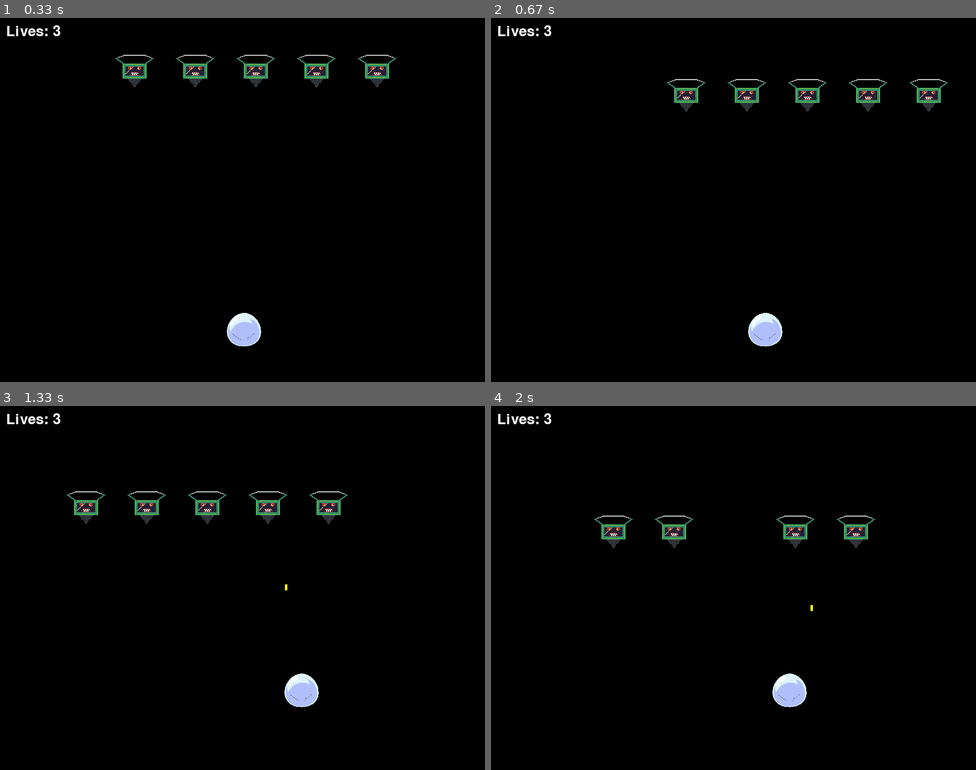
Above: before the commit, frames 1-4 (two rows, left to right).
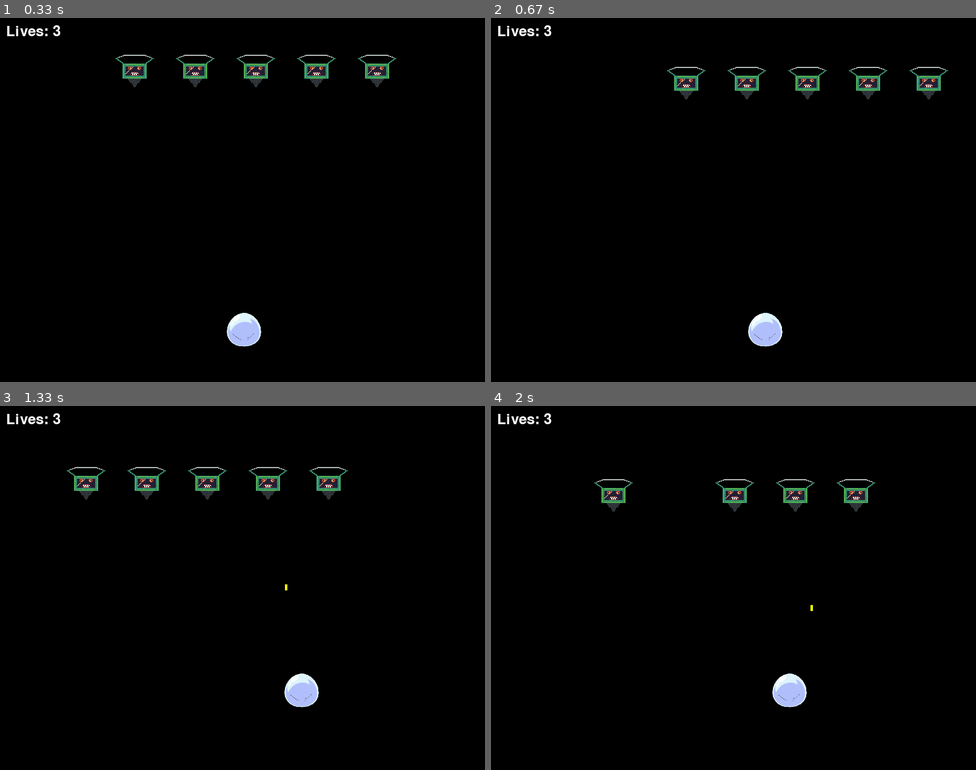
Above: after the commit, the same moments.

Repository: EvoGitH/Pygame-Space-Invader
Game: pygame game, started from Space-Invader-Game.py
The game is run twice, just before and just after one commit, with the same random seed, the same clock (stepped at 60 frames per second) and the same inputs.
Inputs:
- Up to frame 1 (0.33 s): no input
- Up to frame 2 (0.67 s): hold Right from 0.33 s (still down)
- Up to frame 3 (1.33 s): release Right at 0.8 s; hold Up 0.83-1.13 s; tap Space at 0.9, 1.23 s; hold Right from 1.17 s (still down)
- Up to frame 4 (2 s): tap Space at 1.53, 1.73 s; release Right at 1.63 s; hold Left from 1.67 s (still down)

Frame 1 is identical in both runs. In frame 2, 2.2% of the frame differs, in the area x 36-95%, y 13-26%; in frame 3, 2.8%, in the area x 13-72%, y 16-33%; in frame 4, 2.3%.

Commit message:
Update Space-Invader-Game.py
Added a pause menu, Levels finally!, updated the movement code and also updated collision effects between player and enemy aliens

Diff:
--- a/Space-Invader-Game.py
+++ b/Space-Invader-Game.py
@@ -16,13 +16,11 @@
 
 # Image assets
 playerimg = pygame.image.load('Game Assets\Slime.png')
-
 # Scaling image size as it's over 64x64
 img_width = 64
 img_height = 64
 img_size = (img_width, img_height)
 img_scaled = pygame.transform.scale(playerimg, img_size)
-
 alienimg = pygame.image.load('Game Assets\Alien.png')
 
 # Setting a set pixel size for assets
@@ -30,7 +28,6 @@
 iconY = 64
 
 ############################################################
-
 # Player Configs
 
 # Positioning of the player
@@ -41,6 +38,7 @@
 # player lives
 player_lives = 3
 font = pygame.font.Font(None, 36)
+
 ############################################################
 # Alien Configs
 
@@ -59,22 +57,61 @@
 bullet_active = False
 bullet_speed = 400
 
+############################################################
+# Enemy Wave code
+
+game_state = "playing"
+level = 1
+alien_direction = 1
+
+############################################################
+
 # Function is created using .blit() to draw player images on top of window.
 def player(x, y):
     screen.blit(img_scaled, (x, y))
 
+############################################################
+#######----------------Main Loop Code----------------#######
+############################################################
+
 # Game Loop to make sure the window is running/working with all game assets
 running = True
 while running:
 
-    # Creating Collision detection between Alien & Player
-    player_rect = pygame.Rect(playerX, playerY, iconX, iconY)
+############################################################
+    # Levels/Waves code
+
+    if game_state == "playing":
+        if len(aliens) == 0:
+            game_state = "Wave_Cleared"
+            show_pause_screen()
+
+    elif game_state == "Wave_Cleared":
+        wave_text = font.render(f"Wave {level} CLeared!", True, (255, 255, 255))
+        continue_text = font.render("Please C to Continue", True, (255, 255, 255))
+        screen.blit(wave_text, (screenX//2 - wave_text.get_width()//2, screenY//2 - 50))
+        screen.blit(continue_text, (screenX//2 - continue_text.get_width()//2, screenY//2 + 10))
+
+        keys = pygame.key.get_pressed()
+        if keys[pygame.K_c]:
+            level += 1
+            spawn_aliens(level)
+            game_state = "playing"
+
+############################################################
+    # Required Configs
+
+    player_rect = pygame.Rect(playerX, playerY, iconX, iconY) # Creating Collision detection between Alien & Player
     dt = clock.tick(60) / 1000 # Using clock to make sure the game is running properly on a certain amount of FPS
-    # RGB - Red, Green, Blue
     screen.fill('black') #Creates the background colour
+
+############################################################
+
     for event in pygame.event.get():
         if event.type == pygame.QUIT:
             running = False
+
+############################################################
 
     # Movement for player based on Keys pressed W,A,S,D/Up,Left,Down,Right or arrow keys.
     keys = pygame.key.get_pressed()
@@ -87,28 +124,74 @@
         playerY -= player_speed
     if keys[pygame.K_DOWN] or keys[pygame.K_s]:
         playerY += player_speed
+############################################################
+
+    # Alien movement code, hits edge, moves down by 10 pixels and moves in the opposite direction.
 
     for alien in aliens:
-        alien.x += alien_speed * dt * 60  # move horizontally
+        alien.x += alien_speed * alien_direction * dt * 60  # move horizontally
 
     hit_edge = False
-
     for alien in aliens:
-        if alien.right >= screenX or alien.left <= 0:
+        if alien.right >= screenX:
             hit_edge = True
+            alien_direction = -1
             break
-
+        elif alien.left <= 0:
+            hit_edge = True
+            alien_direction = 1
+            break
     if hit_edge:
-        alien_speed = -alien_speed  # bounce direction
-        for alien in aliens:  # drop all aliens down when bouncing
-                alien.y += 40
+        for alien in aliens:
+            alien.y += 20  # drop
+
 
     for alien in aliens:
         screen.blit(alienimg, alien)
+
+############################################################
+# Alien spawning mechanic after pressing "c" to continue.
+
+    def spawn_aliens(level):
+        global aliens, alien_speed
+        aliens = []
+        rows = min(3, 2 + level)   # increase rows up to 3
+        cols = min(5, 3 + level)  # increase columns up to 5
+        for row in range(rows):
+            for col in range(cols):
+                alien_rect = alienimg.get_rect(topleft=(col*70, 50 + row*50))
+                aliens.append(alien_rect)
+        alien_speed = 5 * (1 + level * 0.1)  # increase speed, 10% faster per level.
+
+############################################################
+    # Pause Screen function
+
+    def show_pause_screen(message="Wave Cleared! Press C to Continue"):
+        paused = True
+        font = pygame.font.Font(None, 50)  # Bigger font for visibility
+
+        while paused:
+            screen.fill((0, 0, 0))  # Black background
+            text = font.render(message, True, (255, 255, 255))  # White text
+            text_rect = text.get_rect(center=(screenX//2, screenY//2))
+            screen.blit(text, text_rect)
+            pygame.display.flip()
+
+            for event in pygame.event.get():
+                if event.type == pygame.QUIT:
+                    pygame.quit()
+                    exit()
+                elif event.type == pygame.KEYDOWN:
+                    if event.key == pygame.K_c:  # Continue
+                        paused = False
+
+############################################################
 
     # player boundary
     playerX = max(0, min(playerX, screenX - iconX))
     playerY = max(350, min(playerY, screenY - iconY))
+
+############################################################
 
     # Shooting Mechanics/ Fire bullet
     if keys[pygame.K_SPACE] and not bullet_active:
@@ -132,19 +215,23 @@
                 aliens.remove(alien)  # remove alien when hit
                 break
 
+############################################################
+
     # Player collision with aliens
     for alien in aliens[:]:
         if player_rect.colliderect(alien):
             player_lives -= 1
             aliens.remove(alien)  # remove alien that hit player
-            playerX, playerY = 370, 480
             if player_lives <= 0:
-                print("Game Over!")
                 running = False
+
+############################################################
 
     # Render lives
     lives_text = font.render(f"Lives: {player_lives}", True, (255, 255, 255))
     screen.blit(lives_text, (10, 10))
 
+############################################################
+
     player(playerX, playerY)
     pygame.display.flip()
